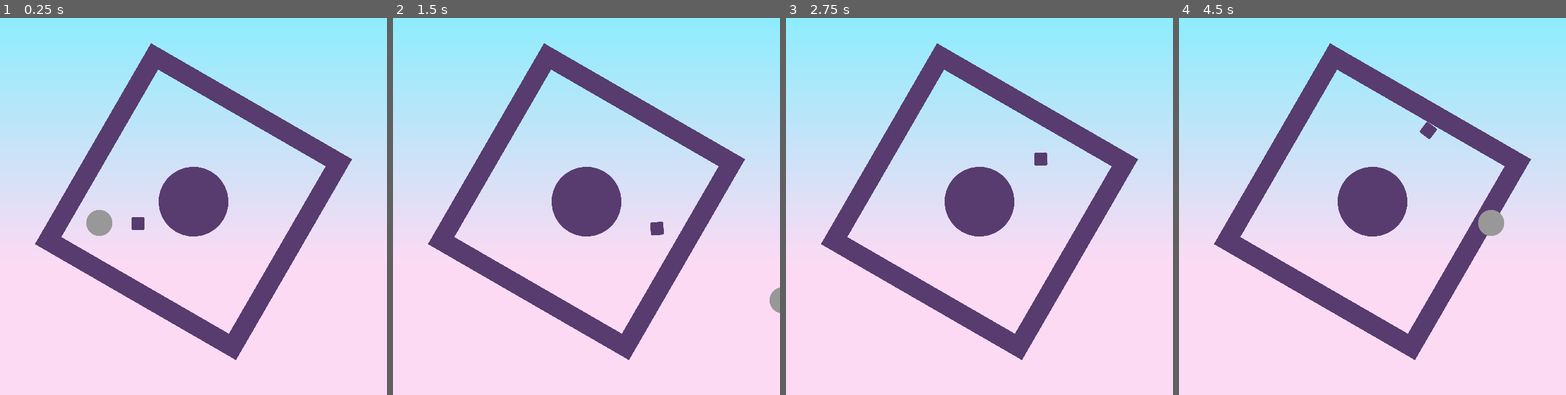
Above: before the commit, frames 1-4 (left to right).
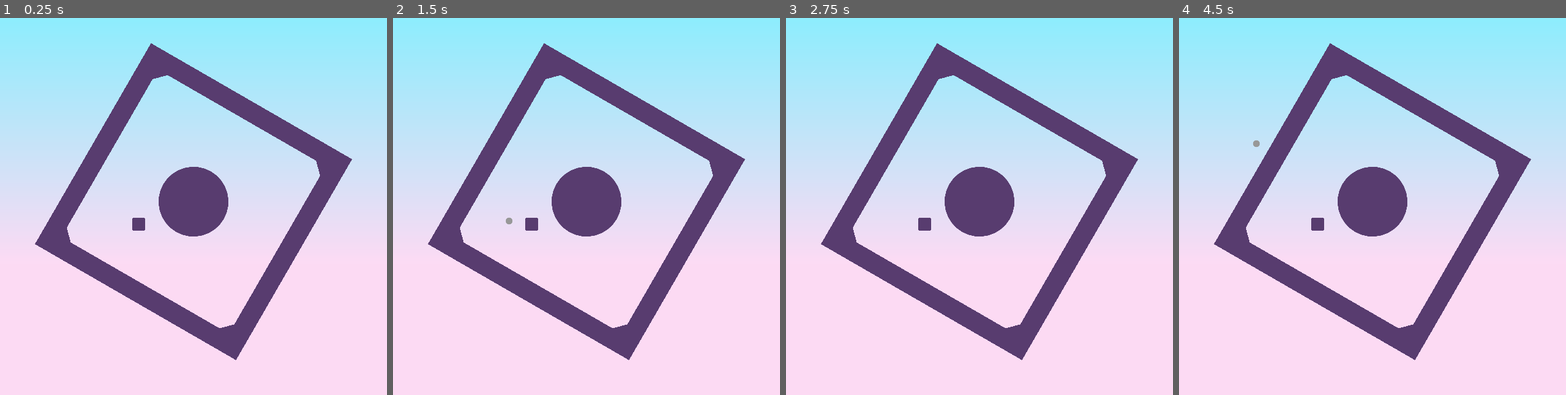
Above: after the commit, the same moments.

Repository: ardoardo02/Project-GMTK-2022
Game: Godot game, scene res://Main.tscn
Two runs of this game, one before a commit and one after it. Both use one fixed random seed, a clock stepped at 60 frames per second and the inputs below.
Inputs (mouse positions are in pixels of both pictures, inside the frame that each line leads up to):
- Up to frame 1 (0.25 s): no input
- Up to frame 2 (1.5 s): tap Enter at 0.5 s; move the mouse to (671, 183) at 0.52 s; hold Right (ui_right) 0.53-1.28 s; click (671, 183) at 0.67 s; move the mouse to (509, 221) at 1.27 s; hold Down (ui_down) from 1.28 s (still down); click (509, 221) at 1.42 s
- Up to frame 3 (2.75 s): move the mouse to (1018, 116) at 2.02 s; release Down (ui_down) at 2.03 s; hold Right (ui_right) from 2.03 s (still down); click (1018, 116) at 2.17 s
- Up to frame 4 (4.5 s): move the mouse to (1353, 278) at 2.77 s; release Right (ui_right) at 2.78 s; hold Up (ui_up) 2.78-3.53 s; click (1353, 278) at 2.92 s; move the mouse to (1488, 259) at 3.52 s; hold Left (ui_left) from 3.53 s (still down); click (1488, 259) at 3.67 s; tap Space at 4.25 s; move the mouse to (1256, 142) at 4.27 s; click (1256, 142) at 4.42 s

The runs differ from the first frame. In frame 1, 0.6% of the frame differs, in the area x 15-85%, y 13-84%; in frame 2, 0.6%; in frame 3, 0.4%; in frame 4, 0.8%.

Commit message:
mouse

Diff:
--- a/Main.tscn
+++ b/Main.tscn
@@ -31,7 +31,7 @@
 scale = Vector2( 0.6, 0.6 )
 
 [node name="Daisu" parent="." instance=ExtResource( 2 )]
-position = Vector2( 214, 334 )
+position = Vector2( 215, 335 )
 
 [node name="User" parent="." instance=ExtResource( 3 )]
 position = Vector2( 154, 333 )
--- a/Scene/Daisu.tscn
+++ b/Scene/Daisu.tscn
@@ -1,4 +1,7 @@
-[gd_scene load_steps=3 format=2]
+[gd_scene load_steps=4 format=2]
+
+[sub_resource type="PhysicsMaterial" id=3]
+bounce = 0.8
 
 [sub_resource type="StyleBoxFlat" id=1]
 bg_color = Color( 0.34902, 0.239216, 0.439216, 1 )
@@ -12,6 +15,7 @@
 [node name="Daisu" type="RigidBody2D"]
 collision_layer = 3
 collision_mask = 3
+physics_material_override = SubResource( 3 )
 gravity_scale = 0.0
 
 [node name="Panel" type="Panel" parent="."]
--- a/Scene/Map.tscn
+++ b/Scene/Map.tscn
@@ -44,3 +44,67 @@
 
 [node name="CollisionShape2D" type="CollisionShape2D" parent="Lingkaran"]
 shape = SubResource( 2 )
+
+[node name="siku2" type="StaticBody2D" parent="."]
+position = Vector2( -250, -250 )
+
+[node name="ColorRect" type="ColorRect" parent="siku2"]
+margin_top = -28.0
+margin_right = 40.0
+margin_bottom = 12.0
+rect_rotation = 45.0
+color = Color( 0.34902, 0.239216, 0.439216, 1 )
+__meta__ = {
+"_edit_use_anchors_": false
+}
+
+[node name="CollisionPolygon2D" type="CollisionPolygon2D" parent="siku2"]
+polygon = PoolVector2Array( -28, 0, 0, -28, 28, 0, 0, 28 )
+
+[node name="siku" type="StaticBody2D" parent="."]
+position = Vector2( 250, -250 )
+
+[node name="ColorRect" type="ColorRect" parent="siku"]
+margin_top = -28.0
+margin_right = 40.0
+margin_bottom = 12.0
+rect_rotation = 45.0
+color = Color( 0.34902, 0.239216, 0.439216, 1 )
+__meta__ = {
+"_edit_use_anchors_": false
+}
+
+[node name="CollisionPolygon2D" type="CollisionPolygon2D" parent="siku"]
+polygon = PoolVector2Array( -28, 0, 0, -28, 28, 0, 0, 28 )
+
+[node name="siku4" type="StaticBody2D" parent="."]
+position = Vector2( -250, 250 )
+
+[node name="ColorRect" type="ColorRect" parent="siku4"]
+margin_top = -28.0
+margin_right = 40.0
+margin_bottom = 12.0
+rect_rotation = 45.0
+color = Color( 0.34902, 0.239216, 0.439216, 1 )
+__meta__ = {
+"_edit_use_anchors_": false
+}
+
+[node name="CollisionPolygon2D" type="CollisionPolygon2D" parent="siku4"]
+polygon = PoolVector2Array( -28, 0, 0, -28, 28, 0, 0, 28 )
+
+[node name="siku3" type="StaticBody2D" parent="."]
+position = Vector2( 250, 250 )
+
+[node name="ColorRect" type="ColorRect" parent="siku3"]
+margin_top = -28.0
+margin_right = 40.0
+margin_bottom = 12.0
+rect_rotation = 45.0
+color = Color( 0.34902, 0.239216, 0.439216, 1 )
+__meta__ = {
+"_edit_use_anchors_": false
+}
+
+[node name="CollisionPolygon2D" type="CollisionPolygon2D" parent="siku3"]
+polygon = PoolVector2Array( -28, 0, 0, -28, 28, 0, 0, 28 )
--- a/Scene/User.gd
+++ b/Scene/User.gd
@@ -1,16 +1,11 @@
 extends KinematicBody2D
 
 
-var velocity = Vector2.ZERO
-
-func _physics_process(delta):
-	if Input. is_action_pressed("ui_right"):
-		position.x += 10
-	elif Input. is_action_pressed("ui_left"):
-		position.x -= 10
-	elif Input. is_action_pressed("ui_up"):
-		position.y -= 10
-	elif Input. is_action_pressed("ui_down"):
-		position.y += 10
-
-	move_and_collide(velocity)
+func _physics_process(_delta):
+	if Input.is_mouse_button_pressed(1):
+		visible = true
+		get_node("CollisionShape2D").disabled = false
+		position = get_global_mouse_position()
+	else:
+		visible = false
+		get_node("CollisionShape2D").disabled = true
--- a/Scene/User.tscn
+++ b/Scene/User.tscn
@@ -9,18 +9,20 @@
 corner_radius_bottom_left = 25
 
 [sub_resource type="CircleShape2D" id=2]
-radius = 21.0
+radius = 5.09902
 
-[node name="User" type="KinematicBody2D"]
+[node name="Cursor" type="KinematicBody2D"]
 collision_layer = 2
 collision_mask = 2
 script = ExtResource( 1 )
 
 [node name="Panel" type="Panel" parent="."]
-margin_left = -20.0
-margin_top = -20.0
-margin_right = 20.0
-margin_bottom = 20.0
+margin_left = -5.0
+margin_top = -5.0
+margin_right = 5.0
+margin_bottom = 5.0
+grow_horizontal = 2
+grow_vertical = 2
 custom_styles/panel = SubResource( 1 )
 __meta__ = {
 "_edit_use_anchors_": false
